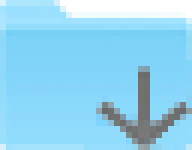
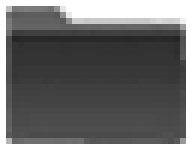
Layer changes from the first 192 x 150 image to the second:
removed layer "Calque 1" over [96, 66, 192, 150]
painted on "Calque 0" over [0, 0, 192, 150]
